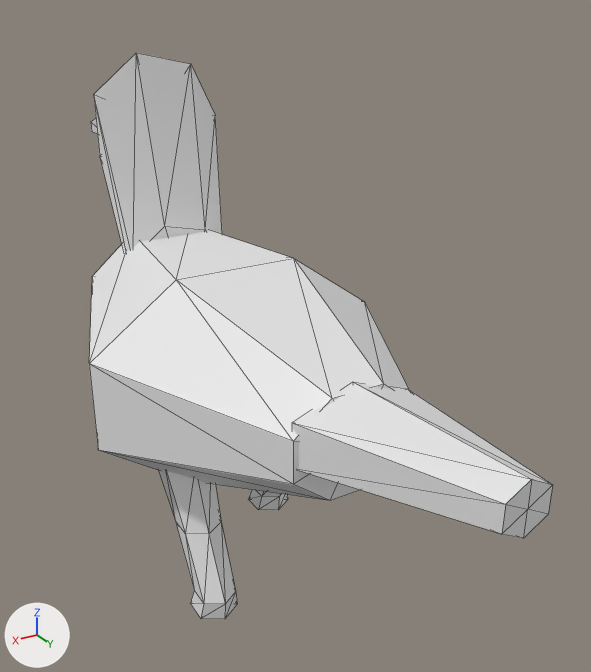
The OBJ model data/animals/pato/walk/2.obj, before and after one commit.
Before and after are seen from a 50 mm camera at (0.33, 0.656, 0.568) aimed at (-0.039, 0.042, 0.261). Every picture has the same lights, and +X, +Y and +Z are marked at lower left. The picture after the commit comes second. Mesh edges are drawn as thin lines. Where no turn or scale is listed for an object, it has been applied to the vertices.

The first picture shows 'pato_walk_2'.
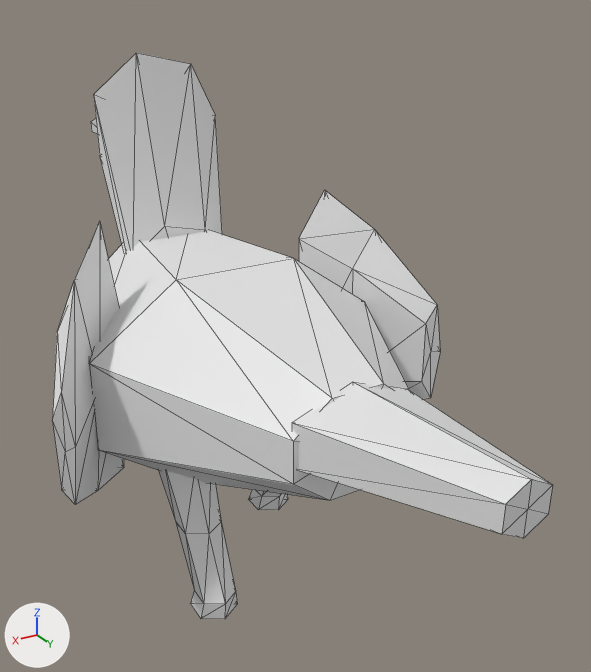
Location of each change, (x1, y1, x2, y2) in pixels of the pictures (591 x 672 px):
'pato_walk_2', reshaped (8% wider): before (89, 53, 553, 619); after (52, 53, 553, 619)
part 1 of me_pato_walk_2, added: after (299, 190, 440, 399)
part 2 of me_pato_walk_2, added: after (52, 221, 124, 505)

What changed in the scene script:
```text
Change me_pato_walk_2:
    used by ob_pato_walk_2; location = (0.0, 0.0, 0.0)
    remove me_pato_walk_2.from_pydata(...)  # 122 vertices, 220 faces; spans x -0.149..0.149, y -0.345..0.392, z 0.0..0.504
    add me_pato_walk_2.from_pydata(...)  # 156 vertices, 280 faces; spans x -0.202..0.2, y -0.345..0.392, z 0.0..0.504
    me_pato_walk_2 part 1: a new loose piece of 17 vertices spanning x -0.202..-0.099, y -0.052..0.063, z 0.114..0.373
    me_pato_walk_2 part 2: a new loose piece of 17 vertices spanning x 0.094..0.2, y -0.053..0.063, z 0.114..0.373
```
